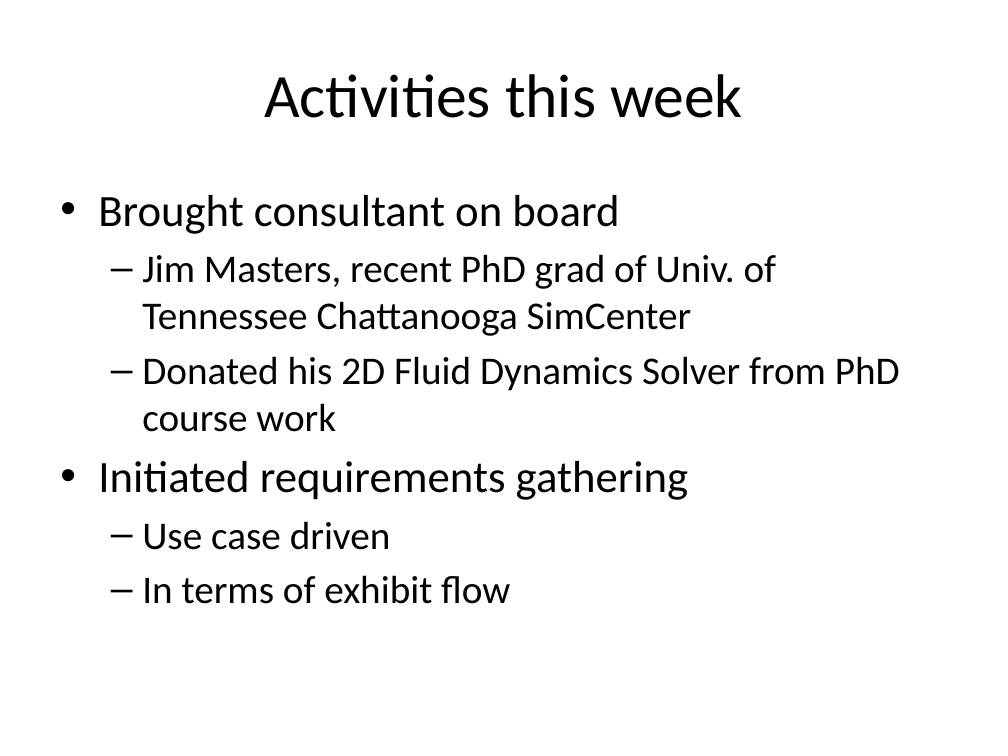
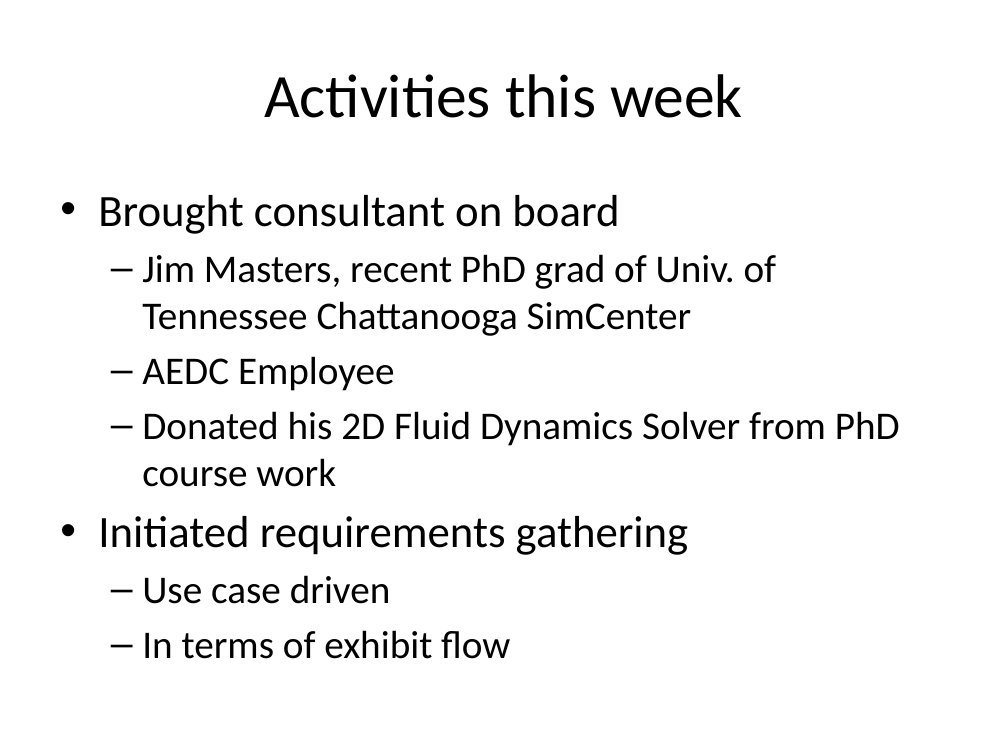
Before and after one commit to mplynch/tunnelk, a slide deck: slide 2 of doc/tunnelk Status - 2011-09-08.pptx. Drawn at 1008x756 pixels with LibreOffice and Linux fonts; fonts in the diff are those of the drawing. Boxes give left, top, right and bottom in pixels: in the first picture for what was removed or moved away, otherwise in the second. Text is boxed around its words. In the diff, an @@ line names an element or a change of style, - is before the commit and + after.

```diff
--- a/doc/tunnelk Status - 2011-09-08.pptx
+++ b/doc/tunnelk Status - 2011-09-08.pptx
@@ text at bbox=[142, 356, 395, 391]: paragraph added @@
+  – AEDC Employee
```
Also in this commit, not shown: 2 other slides changed.
